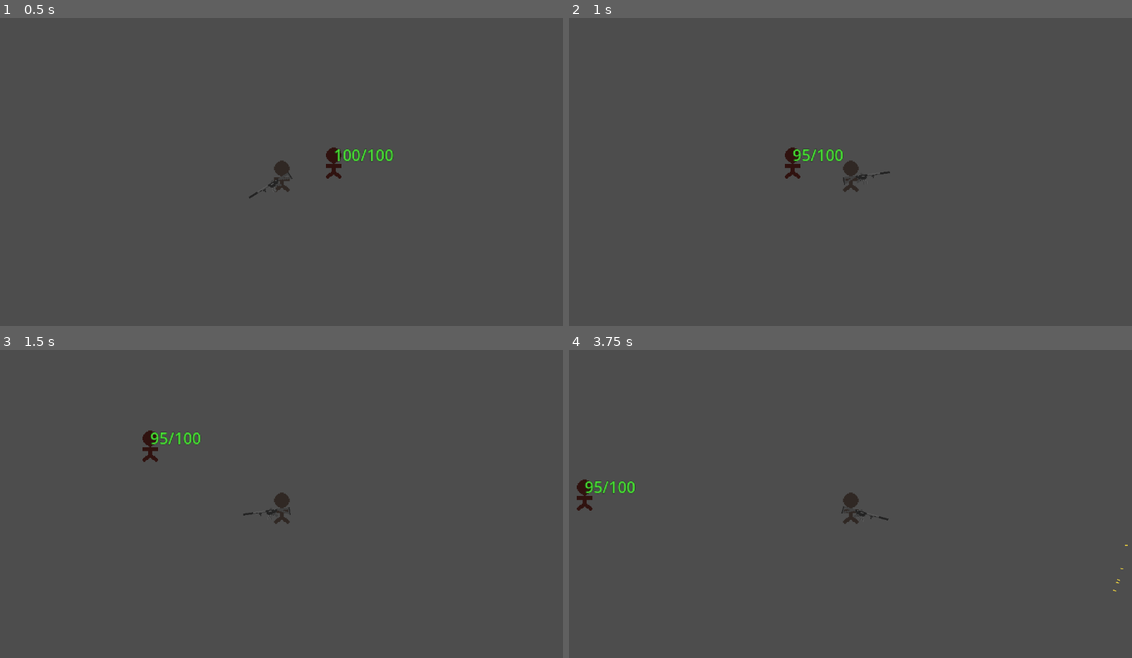
Above: before the commit, frames 1-4 (two rows, left to right).
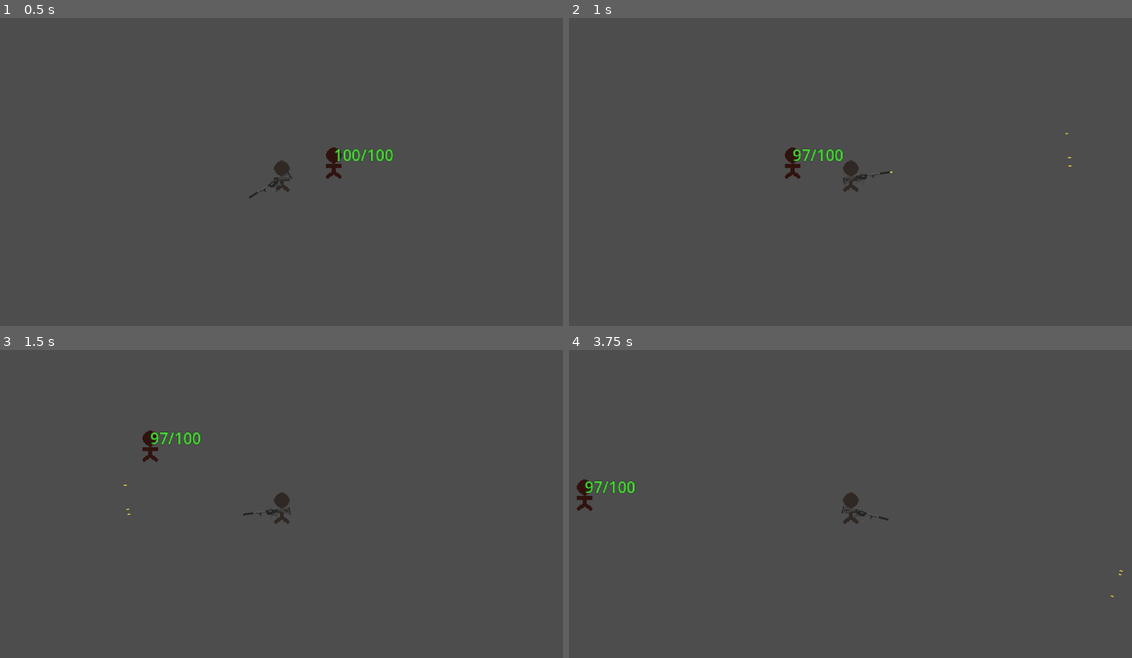
Above: after the commit, the same moments.

Repository: ExHilEr8/Personal-Game-Jam
Game: Godot game, scene res://scenes/main.tscn
The game is run twice, just before and just after one commit, with the same random seed, the same clock (stepped at 60 frames per second) and the same inputs. Sound files missing from this copy of the repository are replaced by a short silence.
Inputs (mouse positions are in pixels of both pictures, inside the frame that each line leads up to):
- Up to frame 1 (0.5 s): no input
- Up to frame 2 (1 s): tap Enter at 0.5 s; move the mouse to (974, 159) at 0.52 s; press the mouse at (974, 159) at 0.53 s; hold D (move_right) from 0.53 s (still down)
- Up to frame 3 (1.5 s): move the mouse to (168, 525) at 1.27 s; release D (move_right) at 1.28 s; release the mouse at (168, 525) at 1.28 s; hold S (move_down) from 1.28 s (still down); click (168, 525) at 1.35 s
- Up to frame 4 (3.75 s): move the mouse to (906, 439) at 2.02 s; release S (move_down) at 2.03 s; press the mouse at (906, 439) at 2.03 s; hold D (move_right) 2.03-2.78 s; tap Space at 2.75 s; move the mouse to (822, 571) at 2.77 s; release the mouse at (822, 571) at 2.78 s; hold W (move_up) 2.78-3.53 s; click (822, 571) at 2.85 s; move the mouse to (1019, 556) at 3.52 s; press the mouse at (1019, 556) at 3.53 s; hold A (move_left) from 3.53 s (still down)

Frame 1 is identical in both runs. In frame 2, less than 0.1% of the frame differs, in the area x 41-90%, y 37-51%; in frame 3, less than 0.1%; in frame 4, less than 0.1%, in the area x 4-100%, y 42-81%.

Commit message:
Fixed multiple projectile misalignment

Diff:
--- a/scenes/Weapon.gd
+++ b/scenes/Weapon.gd
@@ -173,6 +173,10 @@
 	#	the starting point for the spread, and then rotates down with each subsequent projectile
 	var rotation_param = initial_rotation - ((PI * (1 - initial_accuracy)) / 2)
 
+	# Not sure why but the rotation_param needs to be adjusted by half of a spread increment to
+	#	align properly, otherwise it shoots too far counter clockwise
+	rotation_param += spread_increment / 2
+
 	if(is_hitscan == true):
 		for n in hitscan_raycasts.size():
 			if projectile_even_spread == true:
--- a/scenes/main.tscn
+++ b/scenes/main.tscn
@@ -22,13 +22,15 @@
 
 [node name="Weapon" parent="Player/WeaponContainer" instance=ExtResource("3_tawrs")]
 position = Vector2(16, 4)
-fire_rate = 0.5
+fire_rate = 0.05
 initial_accuracy = 0.95
 magazine_size = 9000
 reserve_ammo = 9000
+is_full_auto = false
+is_burst_fire = true
 burst_amount = 3
 burst_fire_rate = 0.2
-projectile_count = 5
+projectile_count = 3
 queue_firing_delay = 0.0
 physics_projectile = ExtResource("4_y0fn3")
 hitscan_projectile = ExtResource("5_tdcqm")
